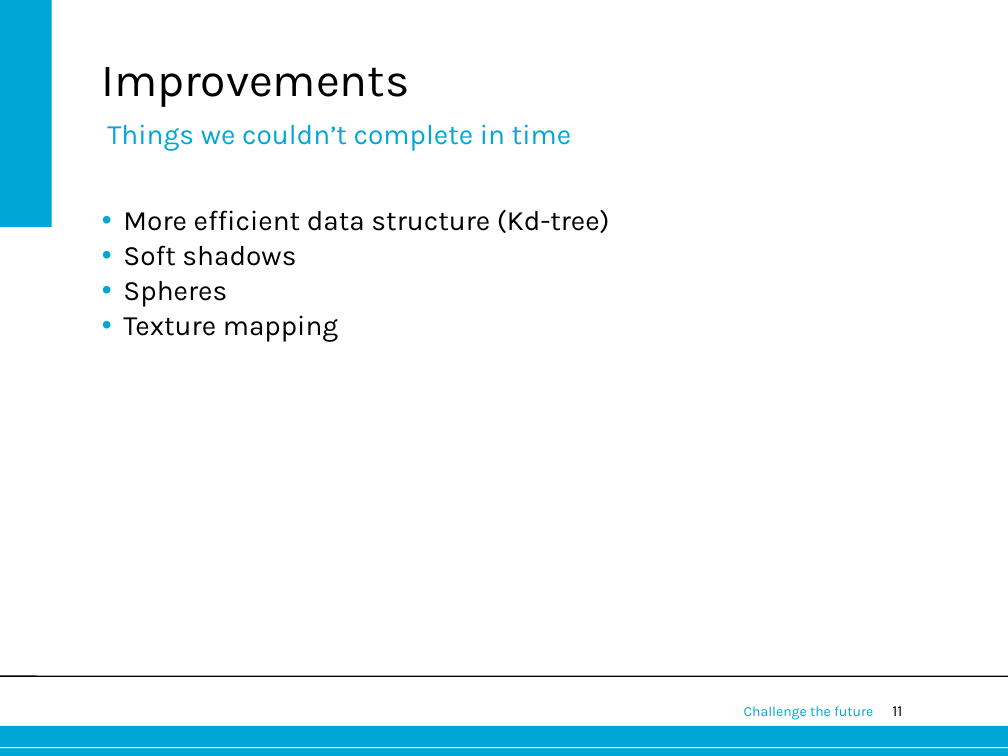
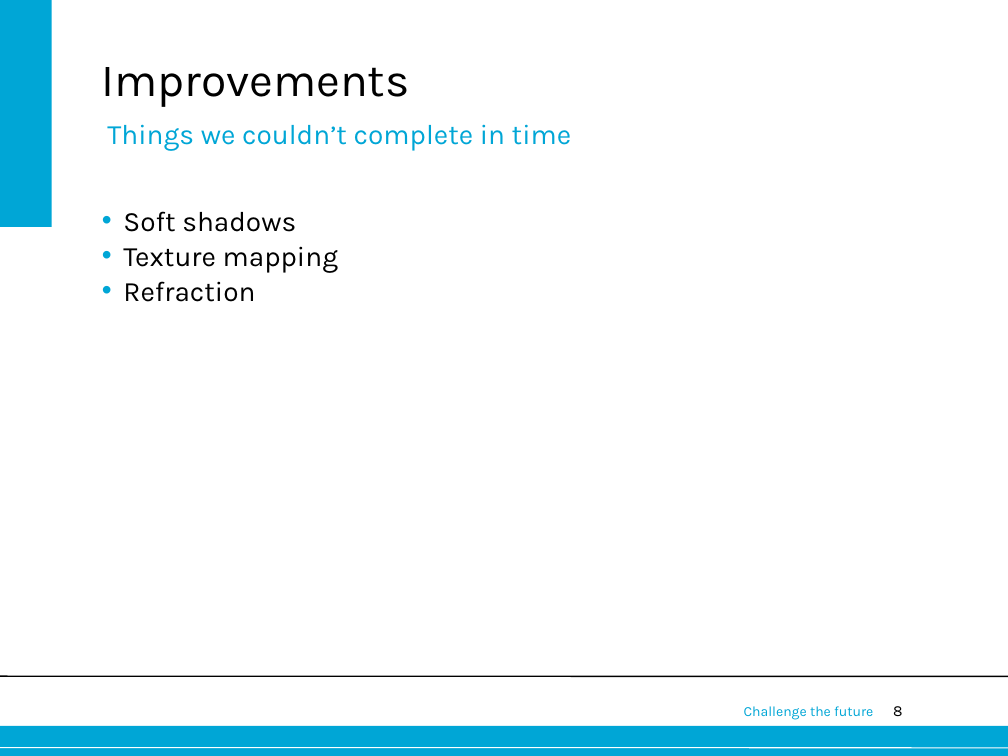
Before and after one commit to Boudewijn26/Computer-Graphics-group-17, a slide deck: slide 8 of docs/Presentation.ppt (slide 11 before the commit). Drawn at 1008x756 pixels with LibreOffice and Linux fonts; fonts in the diff are those of the drawing; background and template pictures are left out. Boxes give left, top, right and bottom in pixels: in the first picture for what was removed or moved away, otherwise in the second. Text is boxed around its words. In the diff, an @@ line names an element or a change of style, - is before the commit and + after.

```diff
--- a/docs/Presentation.ppt
+++ b/docs/Presentation.ppt
@@ text at bbox=[123, 209, 610, 233]: paragraph removed @@
-• More efficient data structure (Kd-tree)
@@ text at bbox=[123, 281, 227, 307]: paragraph removed @@
-• Spheres
@@ text at bbox=[123, 281, 255, 302]: paragraph added @@
+• Refraction
@@ page number at bbox=[893, 706, 902, 716]: text changed @@
-11
+8
```
Also in this commit, not shown: 5 other slides changed, 3 slides removed.
